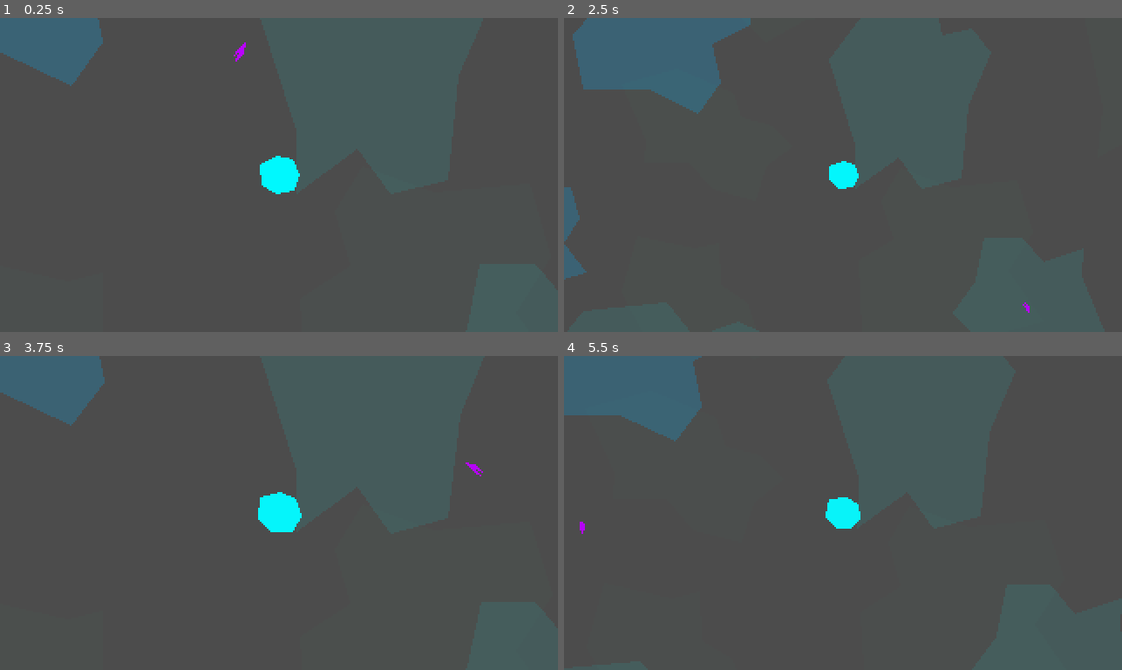
Above: before the commit, frames 1-4 (two rows, left to right).
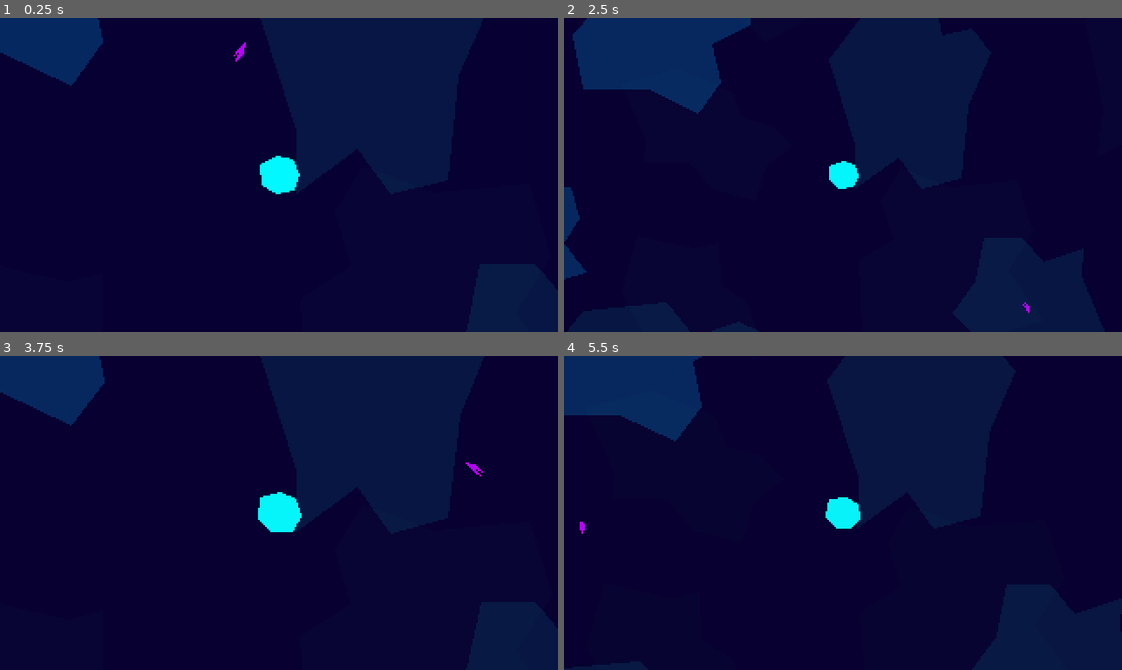
Above: after the commit, the same moments.

Repository: weresharks/krak-jam-2022
Game: Godot game, scene res://Main.tscn
The game is run twice, just before and just after one commit, with the same random seed, the same clock (stepped at 60 frames per second) and the same inputs.
Inputs:
- Up to frame 1 (0.25 s): no input
- Up to frame 2 (2.5 s): hold D (nimble_right) 0.53-1.28 s; hold S (nimble_down) 1.28-2.03 s; hold D (nimble_right) from 2.03 s (still down)
- Up to frame 3 (3.75 s): release D (nimble_right) at 2.78 s; hold W (nimble_up) 2.78-3.53 s; hold A (nimble_left) from 3.53 s (still down)
- Up to frame 4 (5.5 s): release A (nimble_left) at 5.03 s; hold S (nimble_down) from 5.03 s (still down)

The runs differ from the first frame. In frame 1, 99% of the frame differs, in the area x 0-100%, y 0-100%; in frame 2, 100%; in frame 3, 99%; in frame 4, 99%.

Commit message:
make the environment darker

Diff:
--- a/game/project.godot
+++ b/game/project.godot
@@ -106,4 +106,5 @@
 [rendering]
 
 2d/snapping/use_gpu_pixel_snap=true
+environment/default_clear_color=Color( 0.0313726, 0, 0.2, 1 )
 environment/default_environment="res://default_env.tres"
